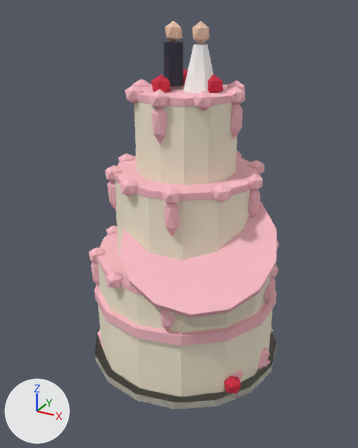
Renders of the glTF model do-not-drop/assets/models/cargo/contents/sm_cargo_content_wedding_cake.glb from each side of a commit.
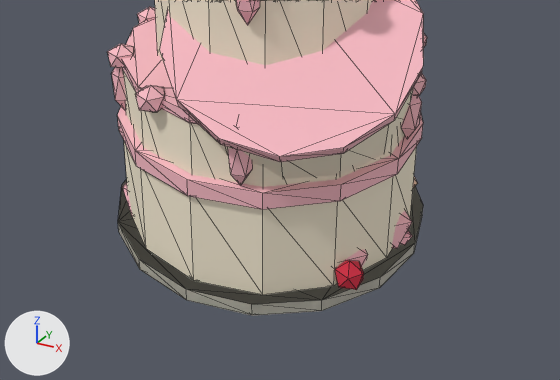
Each version is shown whole from a 50 mm camera at (0.405, -0.764, 0.655) aimed at (-0.003, -0.021, 0.283), then close up on the part from 7% to 100% of the width and 49% to 100% of the height. Arrows for +X, +Y and +Z are at lower left; the lights stay in place. The older version's two pictures come first. The close-ups show mesh edges as thin lines. Where no turn or scale is listed for an object, it has been applied to the vertices.

The first close-up shows 'Damage', 'Intact', 'Ruined_00', 'Ruined_01', 'Ruined_02' and 3 more.
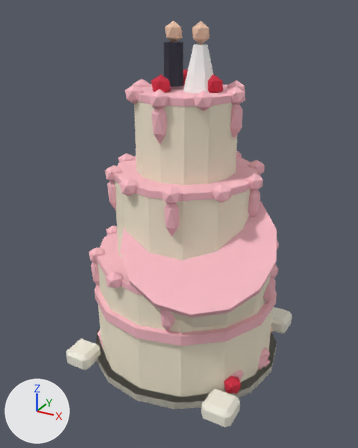
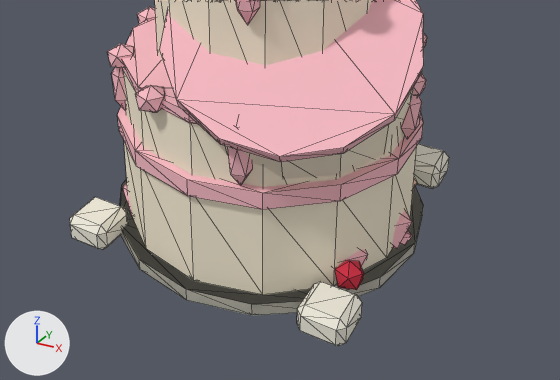
Where the change shows, as pixel boxes [x1, y1, x2, y2] in the close-ups (560 x 380 px):
'Filler', added
    after: [70, 144, 449, 346]

The change, as a diff of the scene's bpy script:
```diff
--- a/do-not-drop/assets/models/cargo/contents/sm_cargo_content_wedding_cake.glb.py
+++ b/do-not-drop/assets/models/cargo/contents/sm_cargo_content_wedding_cake.glb.py
@@ mat_shreds @@
+mat_shreds = principled_material('shreds')
+mat_shreds.base_color = (0.86, 0.83, 0.72)  # white #efebdd
+mat_shreds.roughness = 0.88
@@ me_filler @@
+me_filler.from_pydata(...)  # 96 vertices, 176 faces; spans x -0.178..0.178, y -0.178..0.178, z 0.0..0.036
+me_filler.materials.append(mat_shreds)  # white #efebdd
@@ ob_filler @@
+ob_filler = bpy.data.objects.new('Filler', me_filler)
+ob_filler.location = (0.0, 0.0, 0.0)
```
